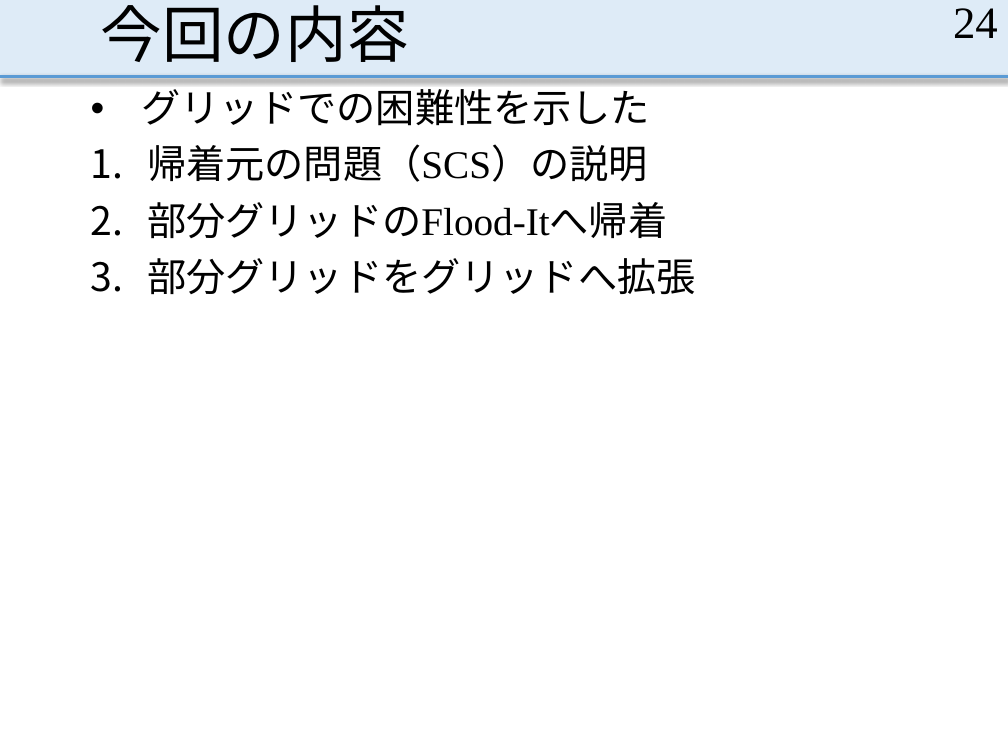
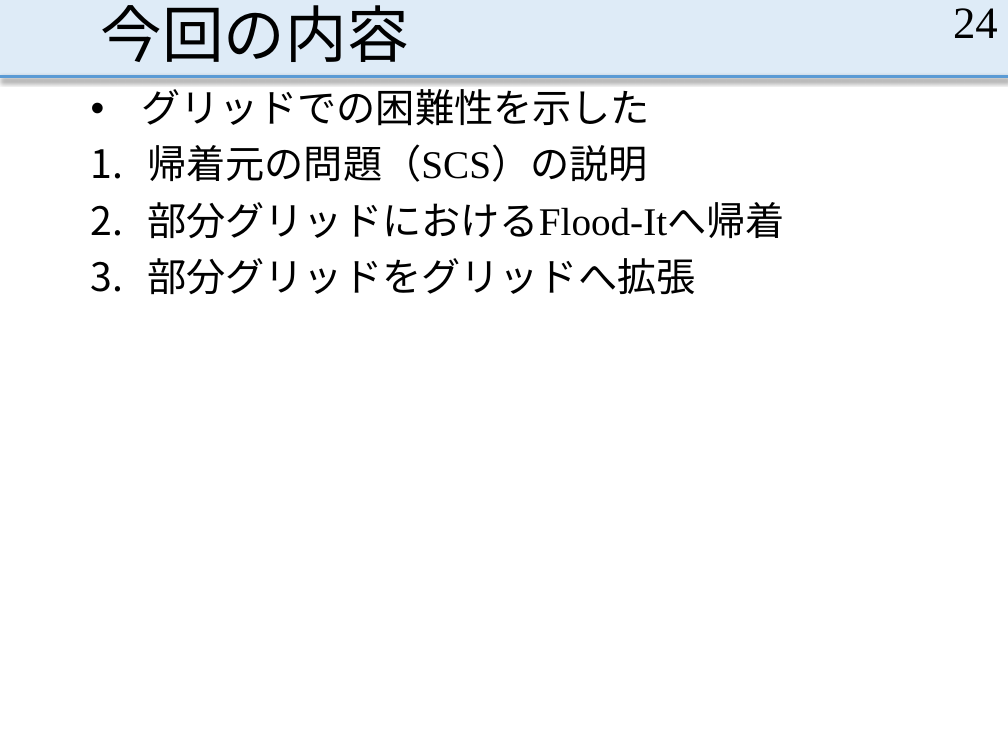
Before and after one commit to MasayaOda/SR, a slide deck: slide 24 of 190207oda.pptx. Drawn at 1008x756 pixels with LibreOffice and Linux fonts; fonts in the diff are those of the drawing. Boxes give left, top, right and bottom in pixels: in the first picture for what was removed or moved away, otherwise in the second. Text is boxed around its words. In the diff, an @@ line names an element or a change of style, - is before the commit and + after.

```diff
--- a/190207oda.pptx
+++ b/190207oda.pptx
@@ text at [147, 202, 784, 239]: text changed @@
-2. 部分グリッドのFlood-Itへ帰着
+2. 部分グリッドにおけるFlood-Itへ帰着
```
Also in this commit, not shown: 16 other slides changed, 6 slides added, 1 slide removed.
